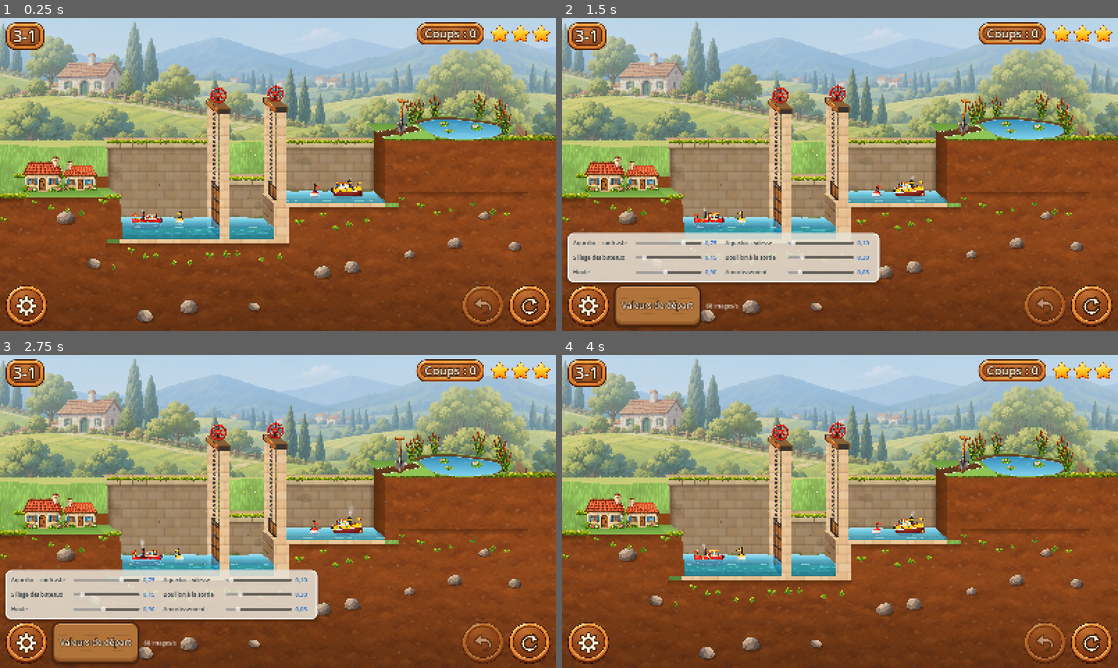
Above: before the commit, frames 1-4 (two rows, left to right).
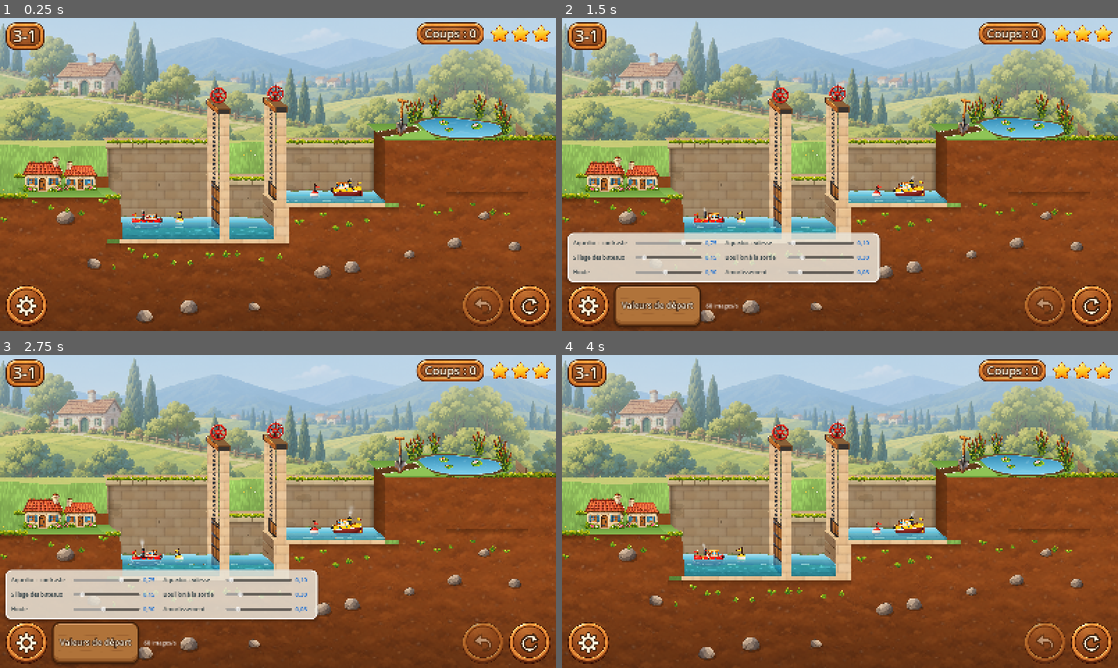
Above: after the commit, the same moments.

Repository: VincentDebaty/station
Game: Godot game, scene res://principal.tscn
Same seed, same stepped clock (60 frames per second), same inputs: the game is played once before the commit and once after it.
Inputs (mouse positions are in pixels of both pictures, inside the frame that each line leads up to):
- Up to frame 1 (0.25 s): no input
- Up to frame 2 (1.5 s): click (1090, 305) at 0.5 s; click (589, 305) at 1.25 s
- Up to frame 3 (2.75 s): click "Valeurs de départ" at 2 s
- Up to frame 4 (4 s): click (1090, 642) at 2.75 s; click (589, 642) at 3.52 s

The runs differ from the first frame. In frame 1, 0.3% of the frame differs, in the area x 69-91%, y 32-59%; in frame 2, 0.3%; in frame 3, 0.3%; in frame 4, 0.4%.

Commit message:
La rigole et la mare restent dans leur terre : plus de bande d'eau qui flotte sous le pré
Vincent, sur le 3-1 après plusieurs coups de pelle : l'eau qui s'écoule de
l'étang avait des « problèmes graphiques ». Deux causes, vues en vue oblique :
- la rigole creusée près de la coupe descend plus bas que le bord avant de la
  butte, et son eau dépassait sous le pré en bande bleue. La face de terre de
  la butte est maintenant redessinée par-dessus la rigole, coiffée de son
  liseré d'herbe ;
- l'eau de la mare descendait en baissant, et sortait de sa cuvette devant la
  terre de la coupe. Elle rétrécit maintenant sans descendre.

ECLUSES_COUPS accepte « c3 » (un coup de pelle dans la digue 3). Filmé sur le
3-1 en creusant jusqu'au fond.

Co-Authored-By: Claude Opus 5.5 <noreply@anthropic.com>

Diff:
--- a/prototypes/ecluses-godot/mare.gd
+++ b/prototypes/ecluses-godot/mare.gd
@@ -64,7 +64,9 @@
 	# l'eau : elle baisse un peu et rétrécit dans sa cuvette
 	if f > 0.02:
 		var s := 0.32 + 0.6 * f
-		var dy := (1.0 - f) * 0.35 * canal.UY * (rive - fond)
+		# elle rétrécit sans descendre : décalée vers le bas, elle sortait de
+		# sa cuvette et passait devant la terre de la coupe (Vincent)
+		var dy := 0.0
 		var eau := _contour(s, dy)
 		var couleurs := PackedColorArray()
 		for k in eau.size():
--- a/prototypes/ecluses-godot/principal.gd
+++ b/prototypes/ecluses-godot/principal.gd
@@ -12,7 +12,8 @@
 #                             images par seconde moyennes
 #   ECLUSES_LISTE=1           photographie aussi la liste des niveaux
 #   ECLUSES_COUPS=0,v1,1      la démo joue ces coups-là au lieu de la solution
-#                             (« v1 » : la vanne de la porte 1)
+#                             (« v1 » : la vanne de la porte 1 ; « c3 » : un
+#                             coup de pelle dans la digue 3)
 #                             (pour voir un bateau se coincer)
 #   ECLUSES_SURE=g,h,d,b      simule les bords d'un téléphone (en pixels de
 #                             fenêtre), pour vérifier les marges sur le Mac
@@ -696,7 +697,7 @@
 			break
 	if OS.get_environment("ECLUSES_COUPS") != "":
 		# « 1 » : la porte 1 ; « v1 » : la vanne de la porte 1
-		solution = Array(OS.get_environment("ECLUSES_COUPS").split(",")).map(func(x): return {"type": "vanne", "i": int(x.substr(1))} if x.begins_with("v") else {"type": "porte", "i": int(x)})
+		solution = Array(OS.get_environment("ECLUSES_COUPS").split(",")).map(func(x): return {"type": "vanne", "i": int(x.substr(1))} if x.begins_with("v") else ({"type": "creuser", "i": int(x.substr(1))} if x.begins_with("c") else {"type": "porte", "i": int(x)}))
 	await get_tree().create_timer(1.2).timeout
 	await _photo("00-repos")
 	if OS.get_environment("ECLUSES_LISTE") != "":
--- a/prototypes/ecluses-godot/rigole.gd
+++ b/prototypes/ecluses-godot/rigole.gd
@@ -40,6 +40,23 @@
 	x_mare = mare_x
 	if ResourceLoader.exists("res://art/pelle.png"): _pelle = Images.reduire("res://art/pelle.png", 140)
 	z_index = 1
+	# La face de terre de la butte, dans la coupe, redessinée PAR-DESSUS la
+	# rigole : vue un peu d'en haut, une rigole creusée près de la coupe
+	# descend plus bas que le bord avant de la butte, et son eau dépassait
+	# sous le pré comme une bande bleue flottante (Vincent). La terre la cache.
+	var m := ShaderMaterial.new()
+	m.shader = preload("res://shaders/terre.gdshader")
+	m.set_shader_parameter("sol_y", c.Y(0.0))
+	Peint.habiller(m, "terre")
+	var face := Polygon2D.new()
+	face.polygon = PackedVector2Array([Vector2(x_bord, y_rive), Vector2(x_mare + 60.0, y_rive), Vector2(x_mare + 60.0, y_bas), Vector2(x_bord, y_bas)])
+	face.material = m
+	add_child(face)
+	var bord := Line2D.new()
+	bord.points = PackedVector2Array([Vector2(x_bord, y_rive + 1.0), Vector2(x_mare + 60.0, y_rive + 1.0)])
+	bord.width = 4.0
+	bord.default_color = Color("#6a9c3c")
+	add_child(bord)
 
 func regler(crete: float) -> void:
 	if crete < cible - 0.01:
